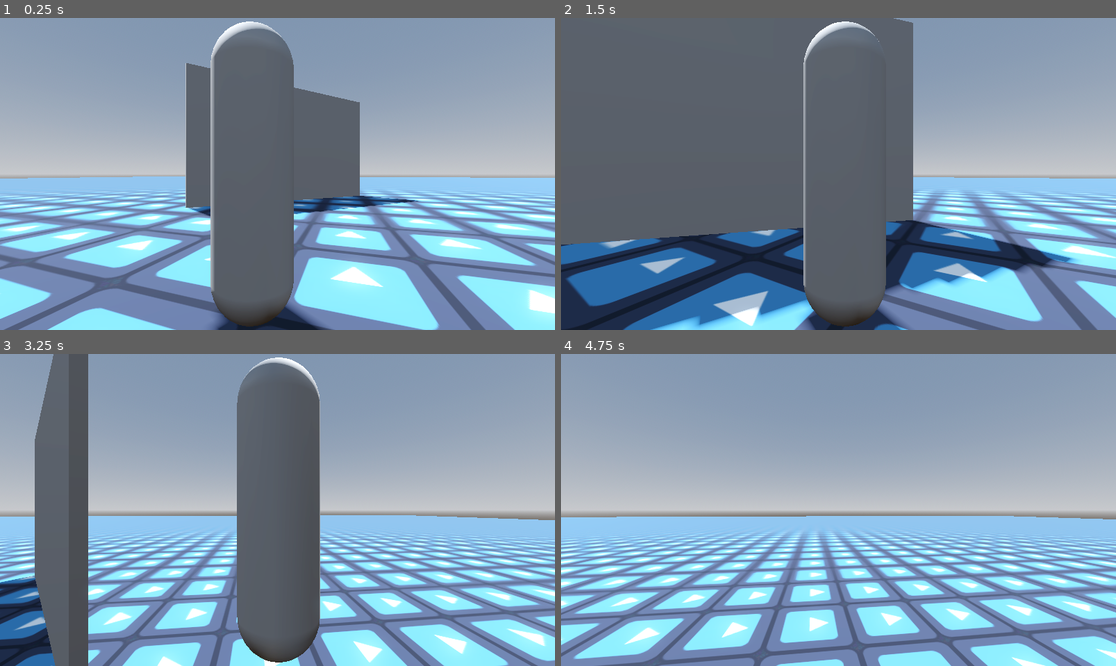
Above: before the commit, frames 1-4 (two rows, left to right).
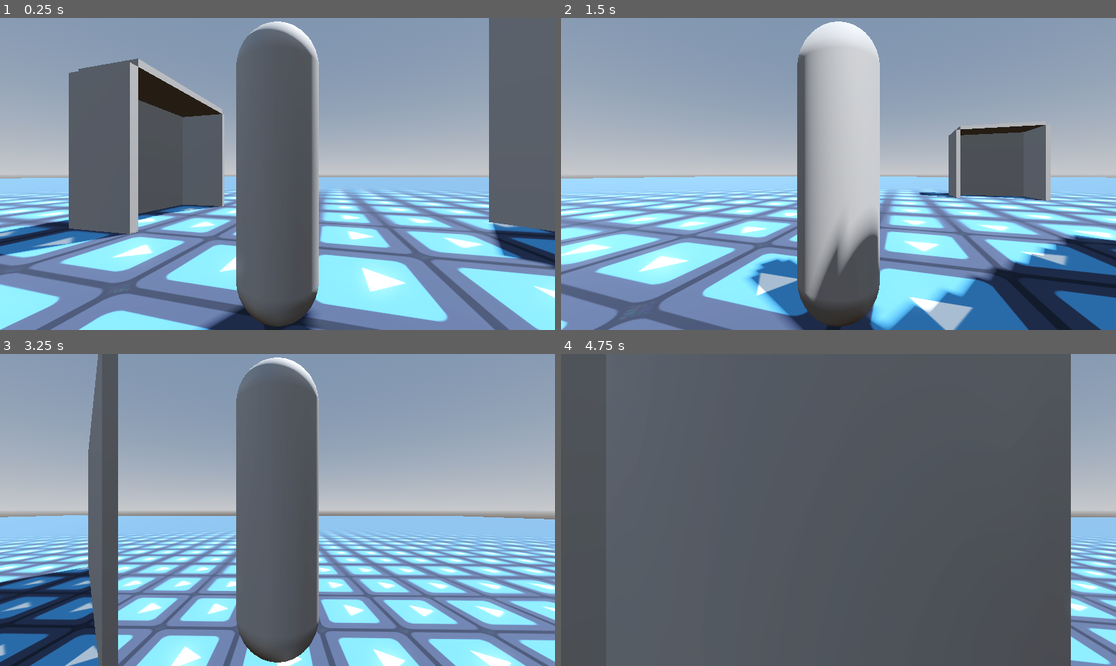
Above: after the commit, the same moments.

Repository: Tameno-01/godot-modular-camera-addon
Game: Godot game, scene res://testing/platformer/test_2.tscn
Two runs of this game, one before a commit and one after it. Both use one fixed random seed, a clock stepped at 60 frames per second and the inputs below. The project has no main scene, so this scene is started directly. The engine's default icon, where the game draws it, is replaced by a stand-in: a white triangle on a blue panel in a dark square.
Inputs:
- Up to frame 1 (0.25 s): no input
- Up to frame 2 (1.5 s): tap Enter (ui_accept) at 0.5, 0.77 s; hold Right (ui_right) 0.53-1.28 s; hold Down (ui_down) from 1.28 s (still down)
- Up to frame 3 (3.25 s): tap Enter (ui_accept) at 1.52, 3.02 s; release Down (ui_down) at 2.03 s; hold Right (ui_right) 2.03-2.78 s; hold Up (ui_up) from 2.78 s (still down)
- Up to frame 4 (4.75 s): release Up (ui_up) at 3.53 s; hold Left (ui_left) from 3.53 s (still down); tap Enter (ui_accept) at 3.77, 4.52 s

The runs differ from the first frame. In frame 1, 45% of the frame differs, in the area x 0-100%, y 0-100%; in frame 2, 78%; in frame 3, 36%; in frame 4, 94%.

Commit message:
Altered docs, fixed typos

Diff:
--- a/testing/platformer/test_2.tscn
+++ b/testing/platformer/test_2.tscn
@@ -8,7 +8,7 @@
 [ext_resource type="Script" path="res://addons/modular_camera/modular_camera.gd" id="4_hsbit"]
 [ext_resource type="Script" path="res://addons/modular_camera/behaviours/static.gd" id="4_ka8sa"]
 [ext_resource type="Script" path="res://addons/modular_camera/camera_ray_cast_proprties.gd" id="8_ay371"]
-[ext_resource type="Script" path="res://testing/platformer/wave_modifier.gd" id="10_w5nos"]
+[ext_resource type="Script" path="res://testing/platformer/spin_behaviour.gd" id="9_lb313"]
 
 [sub_resource type="ProceduralSkyMaterial" id="ProceduralSkyMaterial_qflqa"]
 sky_horizon_color = Color(0.64625, 0.65575, 0.67075, 1)
@@ -96,29 +96,9 @@
 radius = 0.2
 height = 1.4
 
-[sub_resource type="Resource" id="Resource_iirws"]
-script = ExtResource("3_7u3p5")
-distance = 1.0
-direction = -1.26
-height = 0.0
-lean = 0.0
-roll = 0.0
-pitch = 0.0
-yaw = 0.0
-pan = Vector2(0, 0)
-local_pan = Vector2(0, 0)
-offset = Vector3(0, 0, 0)
-fov_multiplier = 1.0
-
-[sub_resource type="Resource" id="Resource_adt00"]
-script = ExtResource("10_w5nos")
-speed = 10.0
-amplitude = 0.2
-
-[sub_resource type="Resource" id="Resource_7jl7x"]
-script = ExtResource("4_ka8sa")
-constant_properties = SubResource("Resource_iirws")
-modifiers = Array[Resource("res://addons/modular_camera/camera_modifier.gd")]([SubResource("Resource_adt00")])
+[sub_resource type="Resource" id="Resource_x4o4y"]
+script = ExtResource("9_lb313")
+modifiers = Array[Resource("res://addons/modular_camera/camera_modifier.gd")]([])
 priority = 0
 override_target = false
 target_override = Vector3(0, 0, 0)
@@ -216,10 +196,10 @@
 transform = Transform3D(1, 0, 0, 0, 1, 0, 0, 0, 1, 0, 0.7, 0)
 
 [node name="ModularCamera" type="Camera3D" parent="." node_paths=PackedStringArray("target_node")]
-transform = Transform3D(0.305817, 0, -0.95209, 0, 1, 0, 0.95209, 0, 0.305817, -1.00622, 0.7, 0.137294)
+transform = Transform3D(-0.274758, 0, 0.961513, 0, 1, 0, -0.961513, 0, -0.274758, 0.961513, 0.7, -0.274758)
 script = ExtResource("4_hsbit")
 target_node = NodePath("../player/camera_target")
-default_behaviour = SubResource("Resource_7jl7x")
+default_behaviour = SubResource("Resource_x4o4y")
 default_interpolation = SubResource("Resource_4o71j")
 default_ray_cast = SubResource("Resource_kjx76")
 
Not shown: 1 places in testing/platformer/test_2.tscn that only renumber resources
Not shown, changed: README.md
